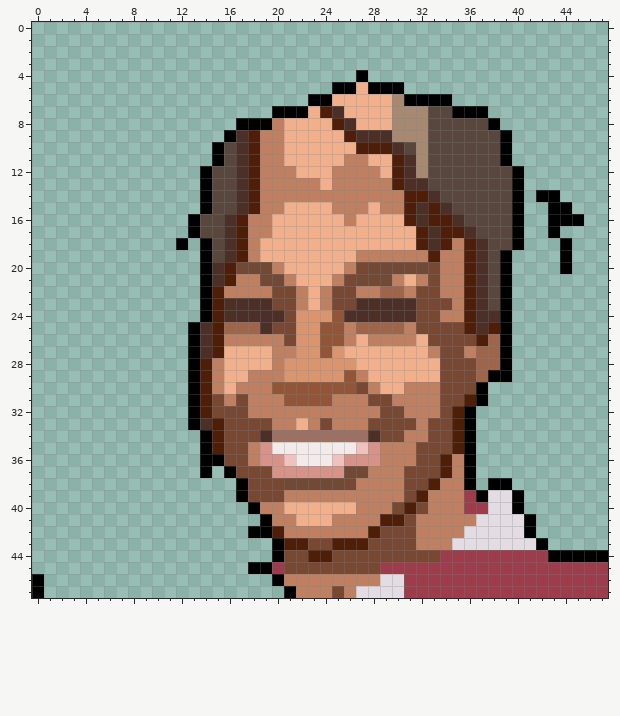
Pixel-art sprite -- public/img/avatars/14632781_48x48.png. Above: the version before the commit.
The file is 48x48 pixels. Colours within 5 levels of each other are drawn and written as one.
New version:
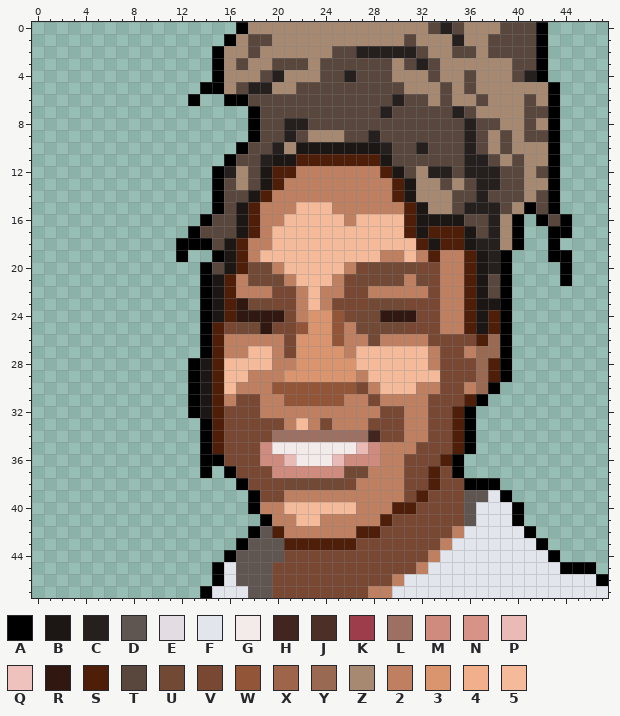
Palette (. is transparent): A #000000  B #1c1714  C #25201e  D #5f5551  E #e3dde3  F #e2e5ec  G #f3ebea  H #41251e  J #4c3028  K #9d3c4b  L #9c7063  M #d08b7f  N #d79388  P #eabab6  Q #f0c2be  R #301810  S #4e1e08  T #59473d  U #714935  V #784833  W #925538  X #9e654b  Y #996951  Z #a78972  2 #bf8061  3 #da956e  4 #f1b08b  5 #f5ba99
Difference:
Changed rows in their new state; - is an unchanged pixel.
first column x 0:
 0 -----------------AZZZZZZZZZZZZZZZTCTZZZTTTA-----
 1 ----------------AZTTZZZZZZZZZZZTZZZCZZTTTTA-----
 2 ---------------AZZTZZZZZZTTCCCCCTZZTTZTTTTA-----
 3 ---------------AZTZZTTTZTTTTTTZTCTZZZZZZTTA-----
 4 ---------------AZZZTCZZZTTCTTTZZZTZZTZZZTCA-----
 5 --------------AAZTCCZZTTTTTTTTTZZZTZTZZZZZZA----
 6 -------------A--AATTTTTTTTTTTTCTTZTZZTZZZTZA----
 7 ------------------ATTTTTTTTTTCTTT--CTZZZZTTA----
 8 -----------------.-TTCCTTTTTTTTTT---C-TZZTZA----
 9 ----------------..ATTCTZZZTTCTTTT---C-ZTZTTA----
10 ---------------..ATTCZBBBBBBBCT-C---C-ZTZZZA----
11 ---------------.ATTCBBSSSSSSSBTTT---CC-ZTZZA----
12 --------------.ACZTBSS222----SBT-CC-CCC-TZTA----
13 --------------.A-ZTBS---2------BZZ-Z-CC-TZZA----
14 --------------.A-TBS----------SBZZZ--C--TZT-----
15 --------------.A-B---2555---2---BZZ-CCC-ZAT-.---
16 -------------.A-TBS-255555-5555-BBBB--CZ--AT-.--
17 ----------------TBS-55555555555SBS--B-CZ----A---
18 -------------A--B--2555555555555-B-SBCCZ---A.---
19 ------------A-.AB--5555555555--5-----BC----A----
20 ---------------TBS---55555------V----BC---------
21 ---------------B--U---555-----U2U----B------A---
22 ---------------BS------5-2-V-22-2----B----------
23 ---------------BSRUU---5---VUUUV--2--BB---------
24 ---------------BSRRRR-2---VUURRR-----BS---------
25 -------------.A-VUUR--W-3--UUUUV--22-B----------
26 -------------.A---------3--2U---2-----Y---------
27 -------------.A-2255-V--3-2555555----YY---------
28 --------------BS5555-2-----5555552---YS---------
29 --------------BS55--------3-555555---YS---------
30 --------------BS5------------555----2YA---------
31 --------------BS--V------W---2---V--------------
32 --------------BS--V--------------V--------------
33 -------------.A-----V-5--------2----------------
34 -------------------V--------H-------------------
35 ------------------VM-------PM-------------------
36 ------------------VMMP---PMMM--V---A.-----------
37 --------------------MMMMMM-------SVA.-----------
38 ----------------------------------VV-A-.--------
39 -----------------.A--------------VVVDDFA.-------
40 ---------------------555555---S--VVVDFFF--------
41 ----------------------552-----V-VVVVDFFFA.------
42 -------------------D-------S----VVV-FFFFF-------
43 -----------------ADDD--SS--V----VV-FFFFFFF------
44 ----------------ADDDD--VV--------2FFFFFFFFF-....
45 ---------------AFDDDV--------VVV2FFFFFFFFFFFAAA.
46 .--------------AFDDDVVVVVVVVVV2FFFFFFFFFFFFFFFFA
47 .-------------AFFFDDVVVVV-VV22FFFFFFFFFFFFFFFFFF
